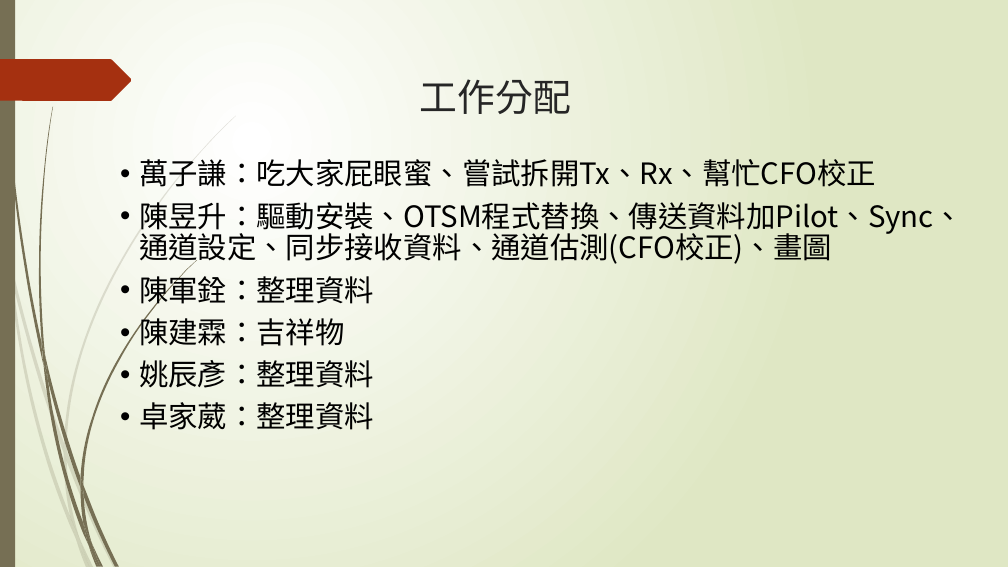
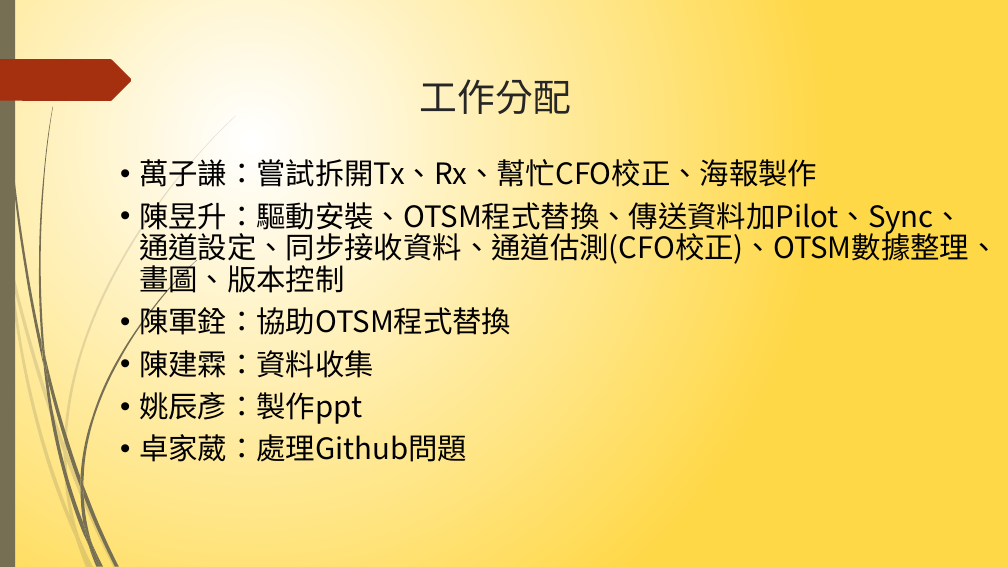
Before and after one commit to NIUWCSP/OTSM, a slide deck: slide 17 of report/以SDR實現OTSM通訊技術.pptx (slide 14 before the commit). Drawn at 1008x567 pixels with LibreOffice and Linux fonts; fonts in the diff are those of the drawing. Boxes give left, top, right and bottom in pixels: in the first picture for what was removed or moved away, otherwise in the second. Text is boxed around its words. In the diff, an @@ line names an element or a change of style, - is before the commit and + after.

```diff
--- a/report/以SDR實現OTSM通訊技術.pptx
+++ b/report/以SDR實現OTSM通訊技術.pptx
@@ background gradient #FFFFFF to #DFE8C4 to gradient #FFFFFF to #FFD847 @@
@@ text at [139, 155, 998, 462]: text changed @@
-• 萬子謙：吃大家屁眼蜜、嘗試拆開Tx、Rx、幫忙CFO校正
-• 陳昱升：驅動安裝、OTSM程式替換、傳送資料加Pilot、Sync、通道設定、同步接收資料、通道估測(CFO校正)、畫圖
-• 陳軍銓：整理資料
-• 陳建霖：吉祥物
-• 姚辰彥：整理資料
-• 卓家葳：整理資料
+• 萬子謙：嘗試拆開Tx、Rx、幫忙CFO校正、海報製作
+• 陳昱升：驅動安裝、OTSM程式替換、傳送資料加Pilot、Sync、通道設定、同步接收資料、通道估測(CFO校正)、OTSM數據整理、畫圖、版本控制
+• 陳軍銓：協助OTSM程式替換
+• 陳建霖：資料收集
+• 姚辰彥：製作ppt
+• 卓家葳：處理Github問題
```
Also in this commit, not shown: 16 other slides changed, 3 slides added, 6 other files.
